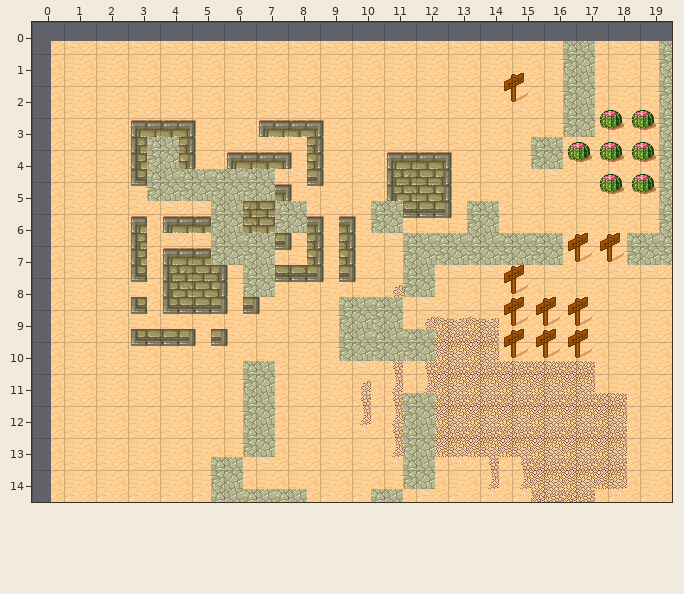
Tiled map -- TisButAScratch/res/untitled.tmx. That is the earlier state.
Cells are 32x32 px. Shown: x 0..19, y 0..14.
After the commit:
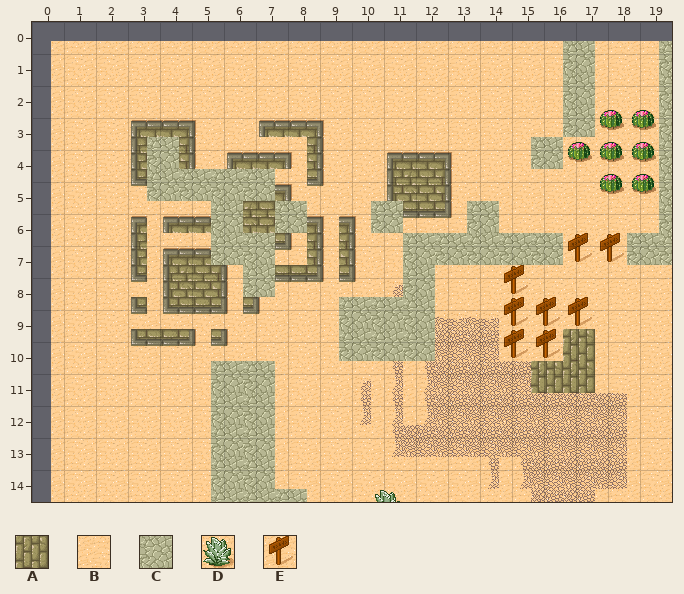
Key: from "tmw_desert_spacing": A 9 turned 90, B 29, C 33, D 37, E 45.
_ is an empty cell.
Change:
Layer "background":
y 14: x 10 B -> D
Layer "collision":
y 8: x 11 _ -> C
y 9: x 16 _ -> A
y 10: x 5 _ -> C; x 15..16 __ -> AA
y 11..12: x 5 _ -> C; x 11 C -> _
y 13: x 6 _ -> C; x 11 C -> _
y 14: x 10 C -> _
Layer "interactiveObject" (removed):
y 1: x 14 E -> _
Where, in picture pixels (left, top, right, bottom), the same in both pictures:
removed: (504, 75, 512, 86)
added: (403, 297, 416, 310)
added: (531, 329, 576, 374)
added: (211, 361, 256, 470)
changed: (371, 393, 416, 502)
